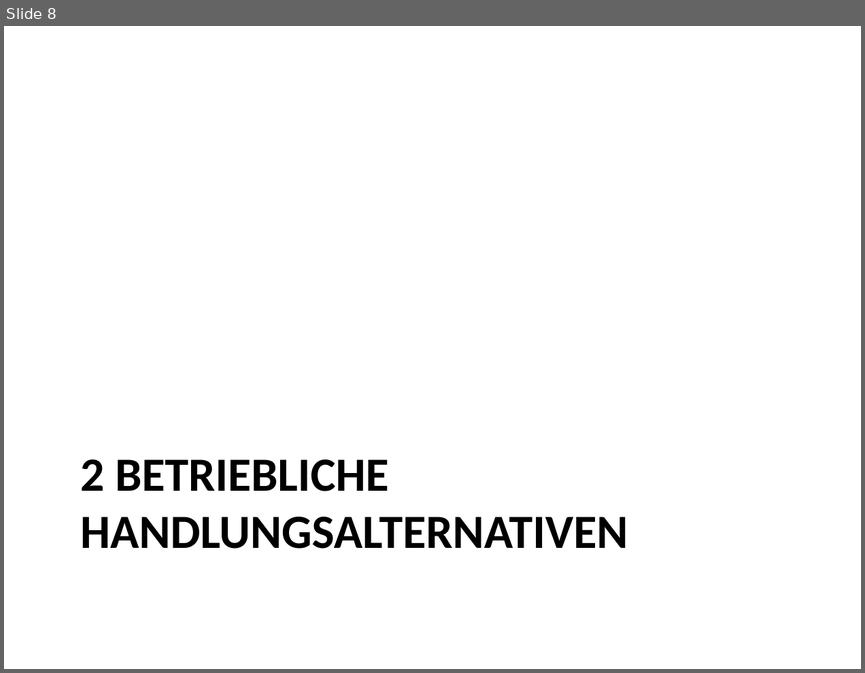
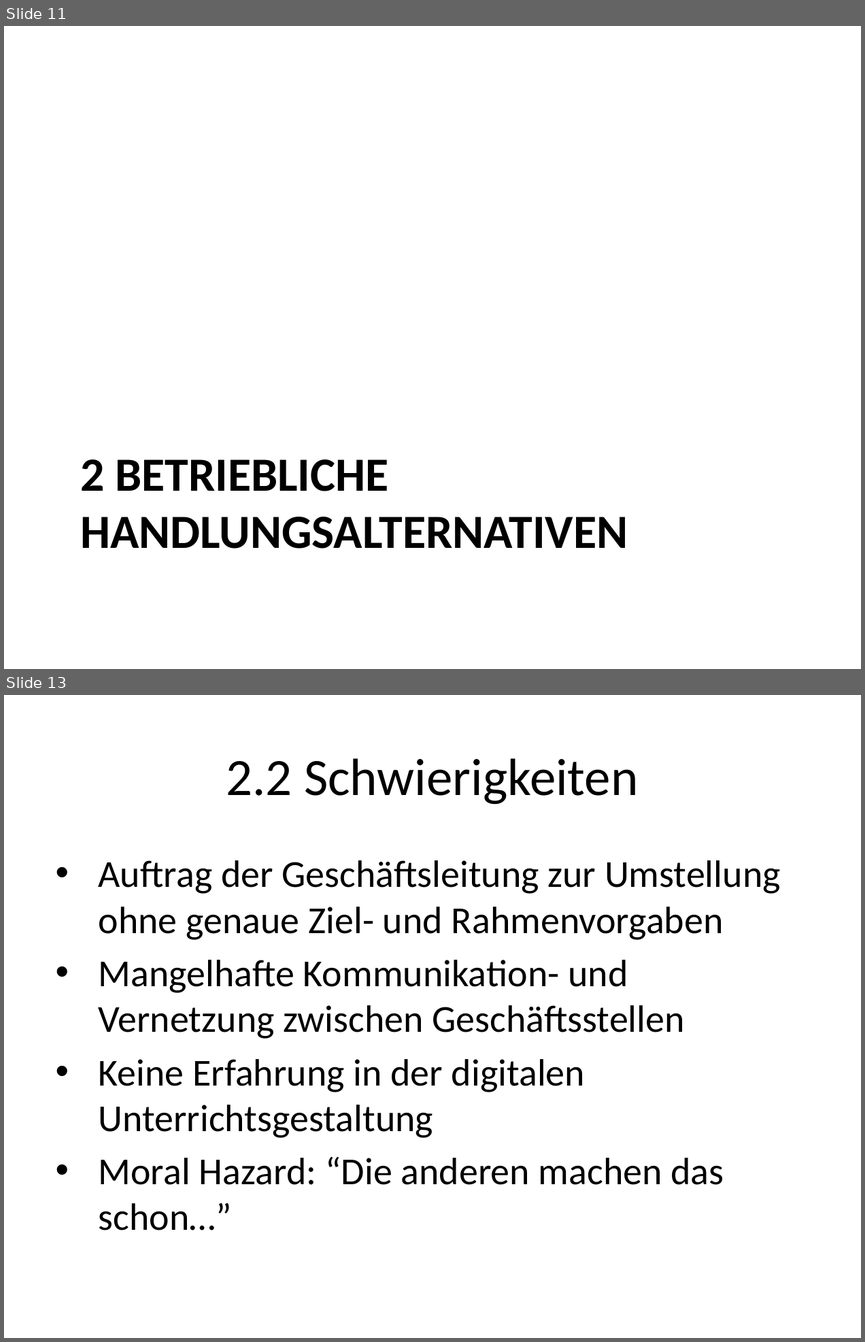
Before and after one commit to roman91DE/wipaed, a slide deck: praktikum/praesentation/praesentation.pptx. Shown one above the other, each under a label of ours: slide 8 before the commit, slides 11 and 13 after it; the slides between them are not shown. The pictures are 865x673 and 865x1342 pixels, drawn with LibreOffice and Linux fonts; fonts in the diff are those of the drawing. Boxes give left, top, right and bottom in pixels: in the first picture for what was removed or moved away, otherwise in the second. Text is boxed around its words. In the diff, an @@ line names an element or a change of style, - is before the commit and + after.

```diff
--- a/praktikum/praesentation/praesentation.pptx
+++ b/praktikum/praesentation/praesentation.pptx
@@ slide 13 added at <box>4,695,861,1338</box>, background #FFFFFF @@
@@ title added at <box>226,758,638,804</box>, 44 pt, text #000000 @@
+2.2 Schwierigkeiten
@@ text added at <box>99,860,781,1230</box>, 32 pt, text #000000 @@
+• Auftrag der Geschäftsleitung zur Umstellung ohne genaue Ziel- und Rahmenvorgaben
+• Mangelhafte Kommunikation- und Vernetzung zwischen Geschäftsstellen
+• Keine Erfahrung in der digitalen Unterrichtsgestaltung
+• Moral Hazard: “Die anderen machen das schon…”
@@ what was slide 8 is now slide 11 @@
```
Also in this commit, not shown: 3 slides changed, 11 other slides added, 3 slides removed, 4 other files.
